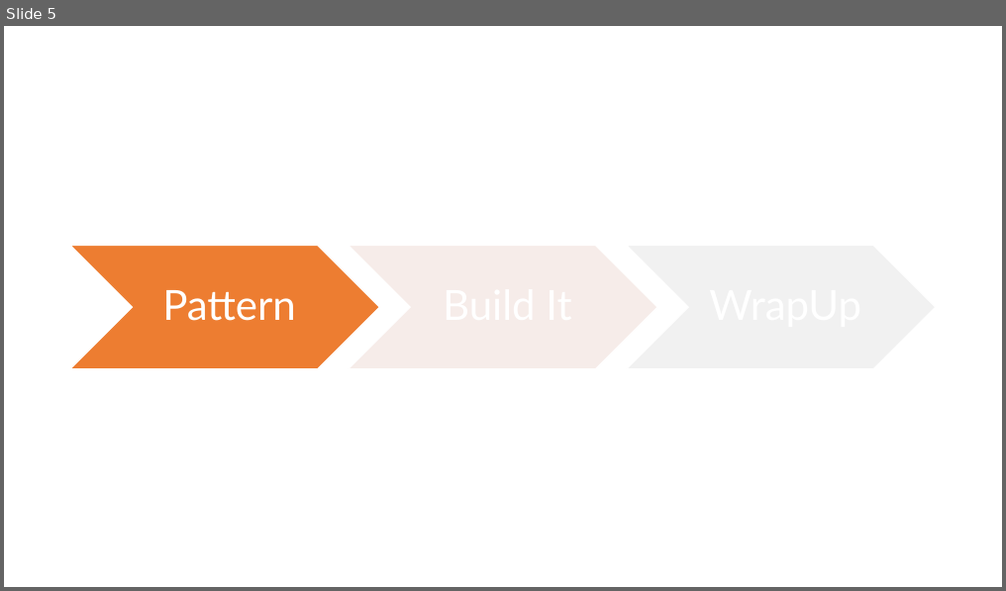
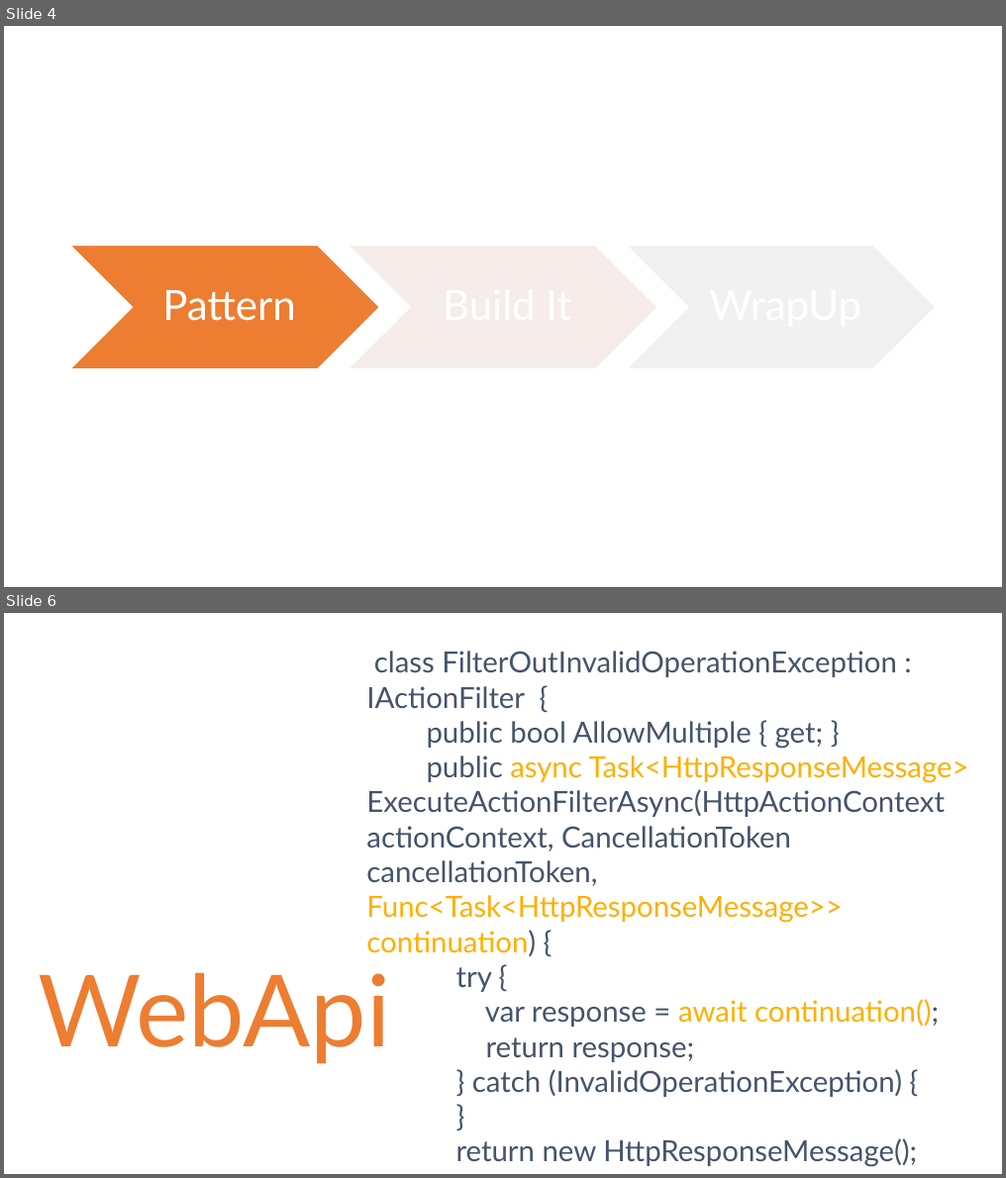
Before and after one commit to danielmarbach/async-dolls, a slide deck: presentation.pptx. Shown one above the other, each under a label of ours: slide 5 before the commit, slides 4 and 6 after it; the slides between them are not shown. The pictures are 1006x591 and 1006x1178 pixels, drawn with LibreOffice and Linux fonts; fonts in the diff are those of the drawing. Boxes give left, top, right and bottom in pixels: in the first picture for what was removed or moved away, otherwise in the second. Text is boxed around its words. In the diff, an @@ line names an element or a change of style, - is before the commit and + after.

```diff
--- a/presentation.pptx
+++ b/presentation.pptx
@@ slide 6 added at bbox=[4, 613, 1002, 1174], background #FFFFFF @@
@@ text added at bbox=[366, 651, 969, 1097], 28 pt, text #44546A @@
+class FilterOutInvalidOperationException : IActionFilter {
+public bool AllowMultiple { get; }
+public async Task<HttpResponseMessage> ExecuteActionFilterAsync(HttpActionContext actionContext, CancellationToken cancellationToken, Func<Task<HttpResponseMessage>> continuation) {
+try {
+var response = await continuation();
+return response;
+} catch (InvalidOperationException) {
+}
+return new HttpResponseMessage();
+}
+}
@@ text added at bbox=[39, 972, 391, 1064], 96 pt, text #ED7D31 @@
+WebApi
@@ what was slide 5 is now slide 4 @@
```
Also in this commit, not shown: 2 slides changed, 1 other slide added, 2 slides removed.
